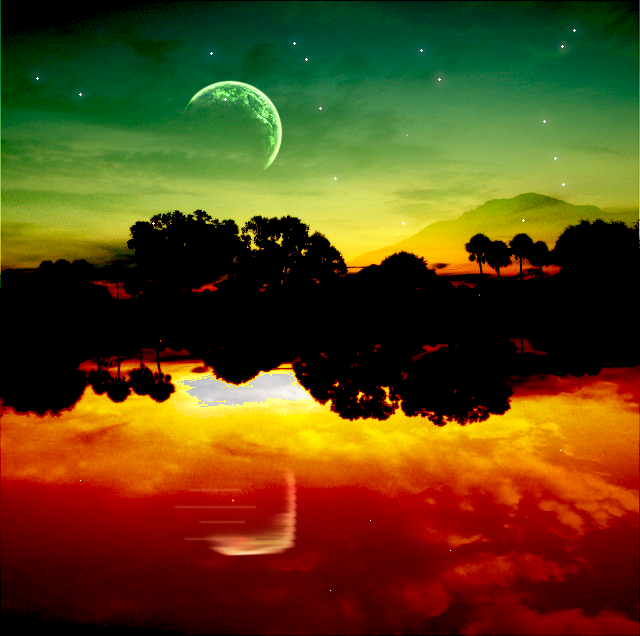
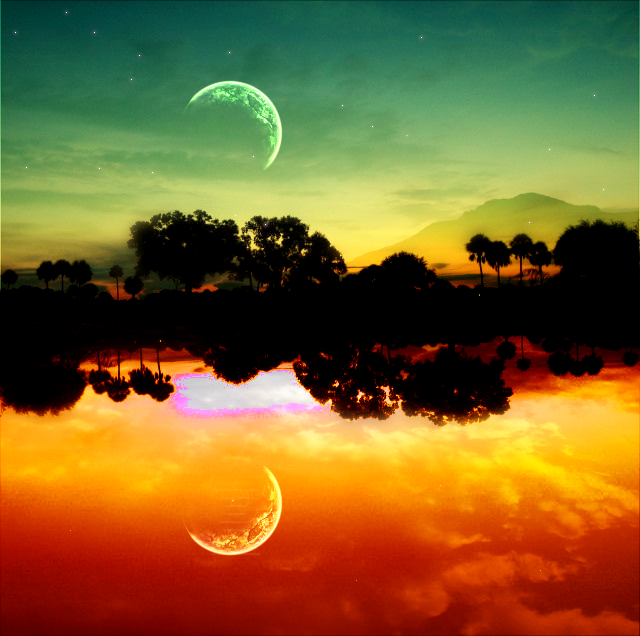
Layers edited between the first and the second 640×636 image:
removed layer "Дорисованное отражение и звёзды воды" over [80, 450, 561, 591]
removed layer "Дубликат размазанного отражения" (was addition, 45%) over [155, 441, 305, 566]
removed layer "Отражение планеты Палец" (was addition) over [155, 441, 305, 566]
added layer "Reflected stars" above "Water reflection strokes" over [70, 485, 541, 581]
added layer "Water reflection strokes" above "Reflection duplicate" over [209, 488, 261, 556]
added layer "Reflection duplicate" (addition, 50%) above "Planet reflection Smudge" over [155, 441, 305, 566]
added layer "Planet reflection Smudge" (addition) above "Background" over [155, 441, 305, 566]
renamed "Объединённый фон Яркость -8 Контраст 8" to "Background", painted on it over [0, 0, 640, 636]
